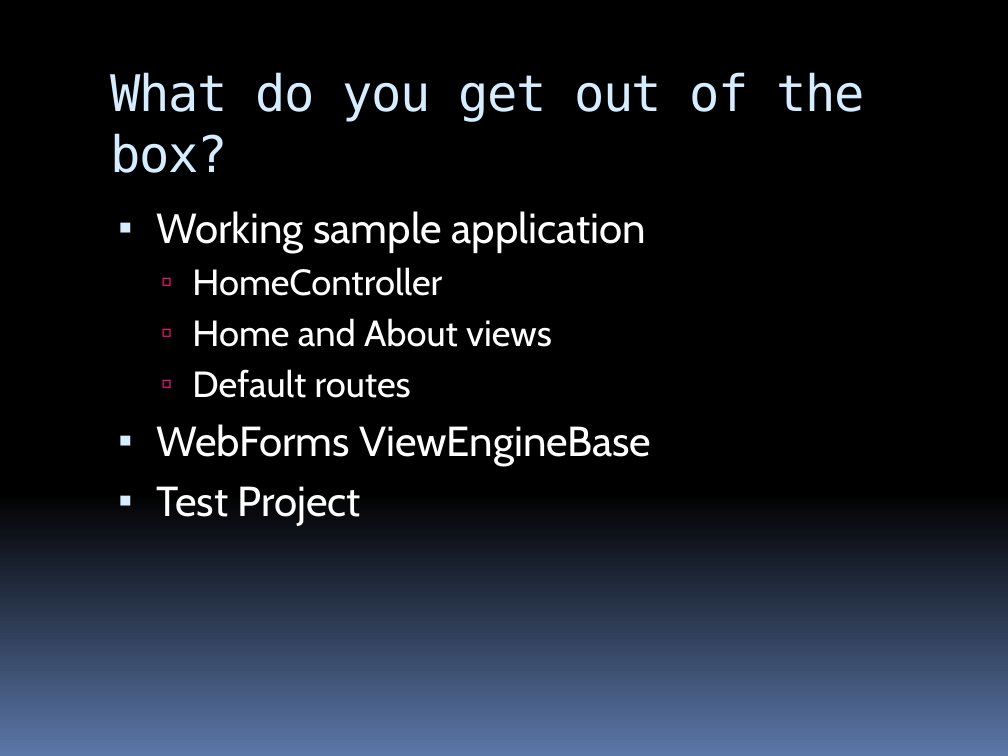
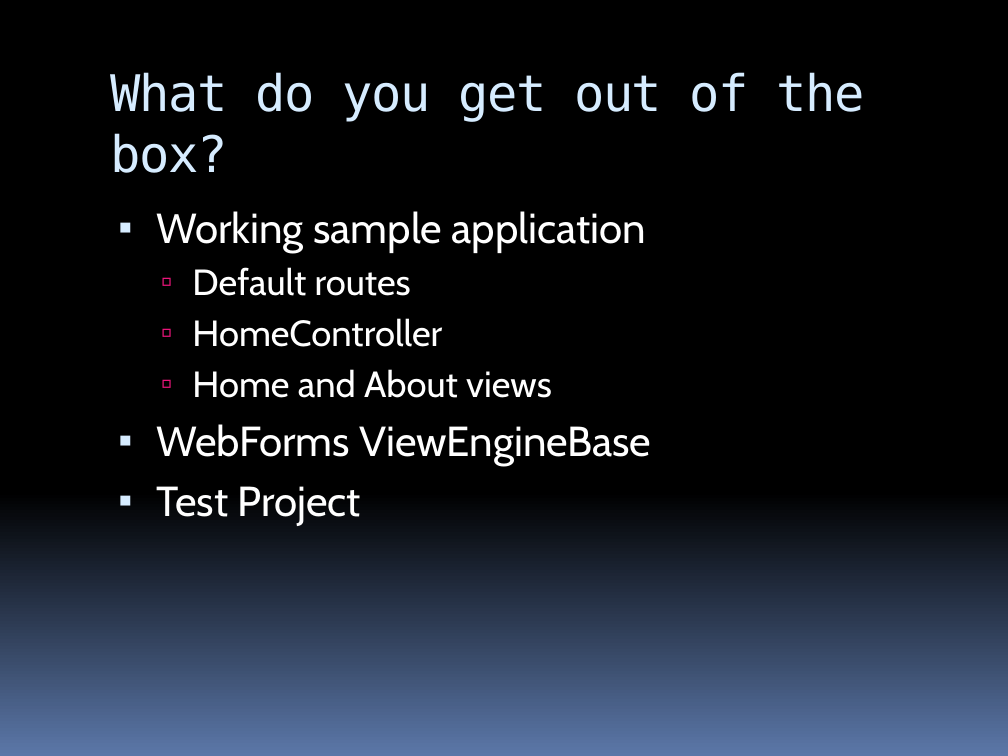
Before and after one commit to stevenharman/codeincubator, a slide deck: slide 14 of Samples/Getting-Started-With-MVC/Getting Started with MVC.pptx (slide 11 before the commit). Drawn at 1008x756 pixels with LibreOffice and Linux fonts; fonts in the diff are those of the drawing. Boxes give left, top, right and bottom in pixels: in the first picture for what was removed or moved away, otherwise in the second. Text is boxed around its words. In the diff, an @@ line names an element or a change of style, - is before the commit and + after.

```diff
--- a/Samples/Getting-Started-With-MVC/Getting Started with MVC.pptx
+++ b/Samples/Getting-Started-With-MVC/Getting Started with MVC.pptx
@@ text at bbox=[192, 267, 411, 296]: paragraph added @@
+  ▫ Default routes
@@ text at bbox=[192, 369, 411, 398]: paragraph removed @@
-  ▫ Default routes
```
Also in this commit, not shown: 7 other slides changed, 6 slides added, 4 slides removed.
